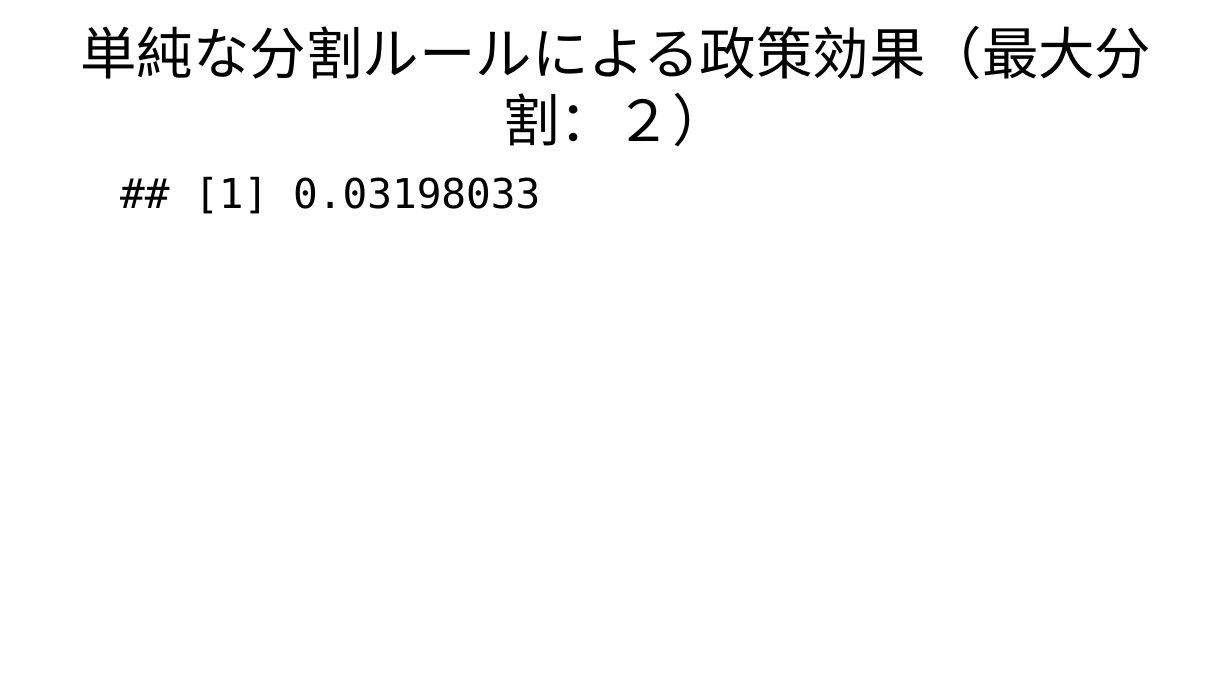
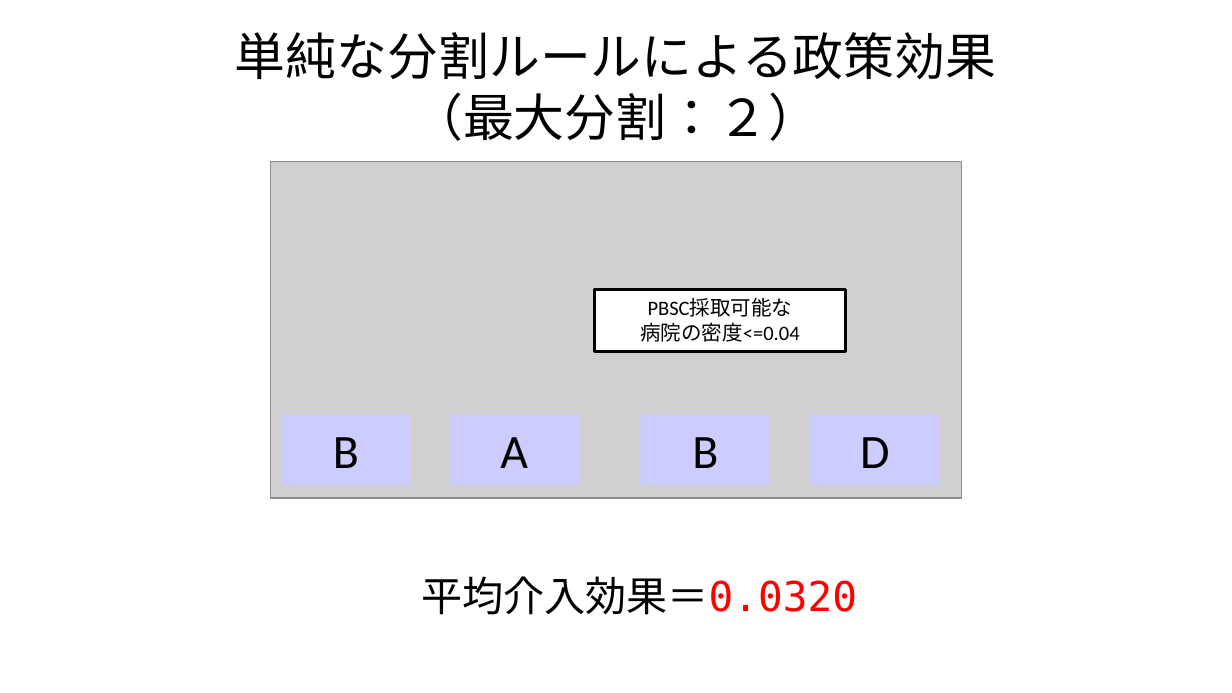
Before and after one commit to JMDP-behavioral-economics/RCT-Nudge, a slide deck: slide 10 of targeting.pptx (slide 6 before the commit). Drawn at 1232x693 pixels with LibreOffice and Linux fonts; fonts in the diff are those of the drawing; grey boxes stand for pictures. Boxes give left, top, right and bottom in pixels: in the first picture for what was removed or moved away, otherwise in the second. Text is boxed around its words. In the diff, an @@ line names an element or a change of style, - is before the commit and + after.

```diff
--- a/targeting.pptx
+++ b/targeting.pptx
@@ title at bbox=[235, 32, 997, 141]: text changed; size 33 to 29.7 pt @@
-単純な分割ルールによる政策効果（最大分割：２）
+単純な分割ルールによる政策効果
+（最大分割：２）
@@ picture added at bbox=[271, 161, 961, 498] @@
@@ rectangle added at bbox=[595, 290, 846, 351], fill #FFFFFF, outline #000000 1.5 pt, 12 pt, text #000000 @@
+PBSC採取可能な
+病院の密度<=0.04
@@ rectangle added at bbox=[281, 414, 410, 484], fill #CCCCFF, 28 pt, text #000000 @@
+B
@@ rectangle added at bbox=[450, 414, 579, 484], fill #CCCCFF, 28 pt, text #000000 @@
+A
@@ rectangle added at bbox=[641, 414, 770, 484], fill #CCCCFF, 28 pt, text #000000 @@
+B
@@ rectangle added at bbox=[809, 414, 939, 484], fill #CCCCFF, 28 pt, text #000000 @@
+D
@@ text at bbox=[421, 576, 857, 615]: text changed @@
-## [1] 0.03198033
+平均介入効果＝0.0320
```
Also in this commit, not shown: 4 other slides changed, 4 slides added.
